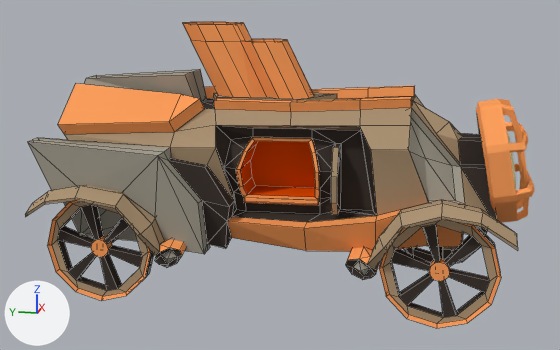
Before and after pictures for a commit that changed the Blender file files/carro2.blend.
Rendered twice from a 50 mm lens placed at (-9.6, -2.26, 1.98), pointed at (-0.07, -0.35, -0.4). Lighting does not change. The marker at lower left points along +X, +Y and +Z. Mesh edges are drawn as thin lines on the coarser meshes.
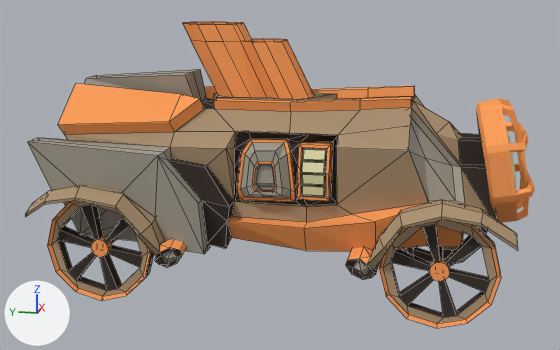
Commit message: agregado tanque de agua en el carro

The change, as a diff of the scene's bpy script:
```diff
--- a/files/carro2.blend.py
+++ b/files/carro2.blend.py
@@ me_cube @@
 # used by ob_cube; location = (0.0, 0.0, 0.0)
-me_cube.from_pydata(...)  # 479 vertices, 514 faces; spans x -1.1..1.1, y -3.06..2.58, z -1.23..1.5
+me_cube.from_pydata(...)  # 536 vertices, 583 faces, 1 loose edge; spans x -1.1..1.1, y -3.06..2.58, z -1.23..1.5
+# me_cube part 1
+# 45 vertices are removed from x -0.89..-0.16, y -1.65..0.31, z -0.78..0.33
+# 79 faces are deleted
+# 6 vertices in x -0.67..-0.52, y -0.14..-0.02, z 0.01..0.17 move by (-0.12, 0.0, 0.0)
+# 3 vertices in x -0.67..-0.52, y -0.9..-0.84, z 0.05..0.18 move by (-0.12, 0.28, 0.0)
+# 24 vertices move from x -0.88..-0.52, y -1.57..0.13, z -0.7..0.39 to x -0.88..-0.53, y -1.17..0.1, z -0.61..0.27
+# 86 vertices are added at x -0.9..-0.65, y -1.36..0.13, z -0.68..0.27
+# 16 new vertices lie (0.0, 0.25, 0.0) away from vertices in x -0.9..-0.79, y -1.03, z -0.44..0.1
+# 1 loose edge is added
+# 26 new faces join them, mat_carro_wall (beige #af9677)
+# 33 new faces join them, mat_brass (orange #ffa15e)
+# 29 new faces join them, mat_steel (grey #a7a294)
+# 60 new faces join them, mat_dark_areas (black #413933)
 me_cube.materials.append(mat_carro_wall)
@@ me_cube_036 @@
+me_cube_036.from_pydata([(-0.788, -0.772, 0.104), (-0.788, -1.039, 0.104), (-0.828, -0.772, -0.016), (-0.828, -1.039, -0.016), (-0.808, -0.772, 0.106), (-0.808, -1.039, 0.106), (-0.848, -1.039, -0.013), (-0.848, -0.772, -0.013)], [], [(3, 1, 5, 6), (0, 2, 7, 4), (4, 7, 6, 5), (2, 3, 6, 7), (1, 0, 4, 5)])
+me_cube_036.materials.append(mat_focus)  # beige #e7e2b2
@@ me_cube_035 @@
+me_cube_035.from_pydata([(-0.875, -0.772, -0.157), (-0.875, -1.039, -0.157), (-0.835, -0.772, -0.037), (-0.835, -1.039, -0.037), (-0.895, -1.039, -0.154), (-0.895, -0.772, -0.154), (-0.855, -0.772, -0.035), (-0.855, -1.039, -0.035)], [], [(3, 2, 6, 7), (6, 5, 4, 7), (2, 0, 5, 6), (1, 3, 7, 4), (0, 1, 4, 5)])
+me_cube_035.materials.append(mat_focus)  # beige #e7e2b2
@@ me_cube_034 @@
+me_cube_034.from_pydata([(-0.876, -1.038, -0.179), (-0.876, -0.774, -0.179), (-0.857, -1.038, -0.301), (-0.857, -0.774, -0.301), (-0.897, -1.038, -0.177), (-0.897, -0.774, -0.177), (-0.877, -1.038, -0.299), (-0.877, -0.774, -0.299)], [], [(1, 3, 7, 5), (6, 4, 5, 7), (3, 2, 6, 7), (0, 1, 5, 4), (2, 0, 4, 6)])
+me_cube_034.materials.append(mat_focus)  # beige #e7e2b2
@@ me_cube_022 @@
+me_cube_022.from_pydata([(-0.833, -1.038, -0.445), (-0.833, -0.774, -0.445), (-0.853, -1.038, -0.324), (-0.853, -0.774, -0.324), (-0.853, -1.038, -0.443), (-0.853, -0.774, -0.443), (-0.873, -0.774, -0.321), (-0.873, -1.038, -0.321)], [], [(4, 7, 6, 5), (0, 2, 7, 4), (3, 1, 5, 6), (1, 0, 4, 5), (2, 3, 6, 7)])
+me_cube_022.materials.append(mat_focus)  # beige #e7e2b2
@@ ob_waterlvl_004 @@
+ob_waterlvl_004 = bpy.data.objects.new('waterlvl.004', me_cube_036)
+ob_waterlvl_004.location = (0.0, 0.0, 0.0)
@@ ob_waterlvl_003 @@
+ob_waterlvl_003 = bpy.data.objects.new('waterlvl.003', me_cube_035)
+ob_waterlvl_003.location = (0.0, 0.0, 0.0)
@@ ob_waterlvl_002 @@
+ob_waterlvl_002 = bpy.data.objects.new('waterlvl.002', me_cube_034)
+ob_waterlvl_002.location = (0.0, 0.0, 0.0)
@@ ob_waterlvl_001 @@
+ob_waterlvl_001 = bpy.data.objects.new('waterlvl.001', me_cube_022)
+ob_waterlvl_001.location = (0.0, 0.0, 0.0)
```

Boxes (x1, y1, x2, y2) around the edits, measured in the pictures (560 x 350 px):
'waterlvl.003', added
    after: (302, 161, 325, 173)
'waterlvl.004', added
    after: (302, 149, 326, 161)
'waterlvl.002', added
    after: (302, 174, 324, 185)
'waterlvl.001', added
    after: (302, 186, 325, 196)
part 1 of me_cube, built on
    before: (170, 108, 429, 228)
    after: (47, 108, 429, 228)
